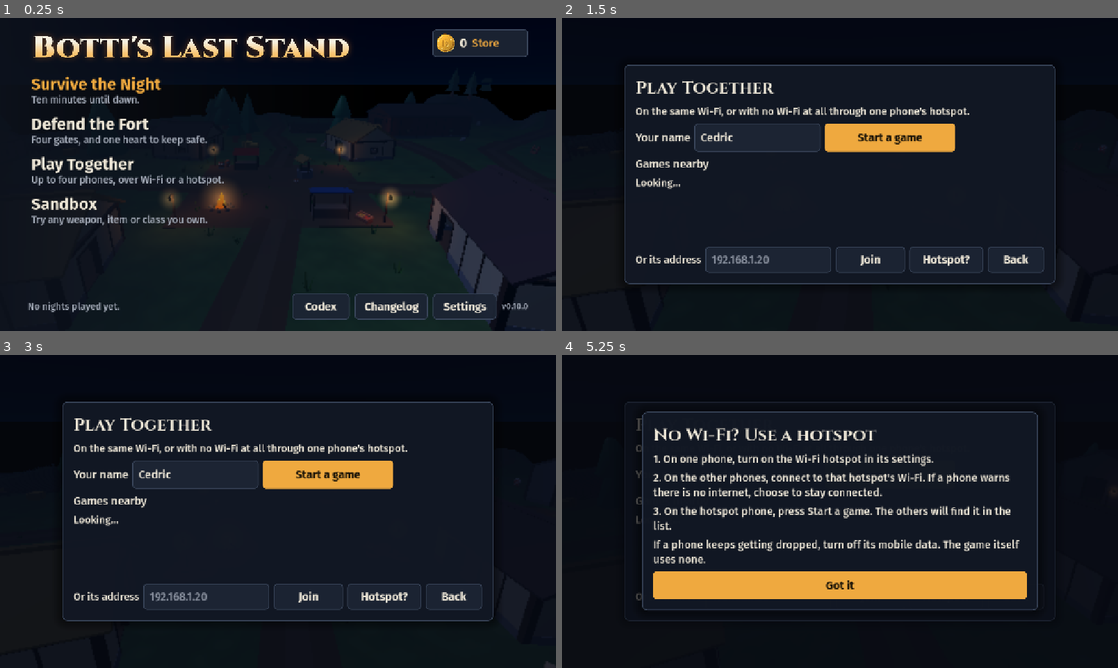
Above: before the commit, frames 1-4 (two rows, left to right).
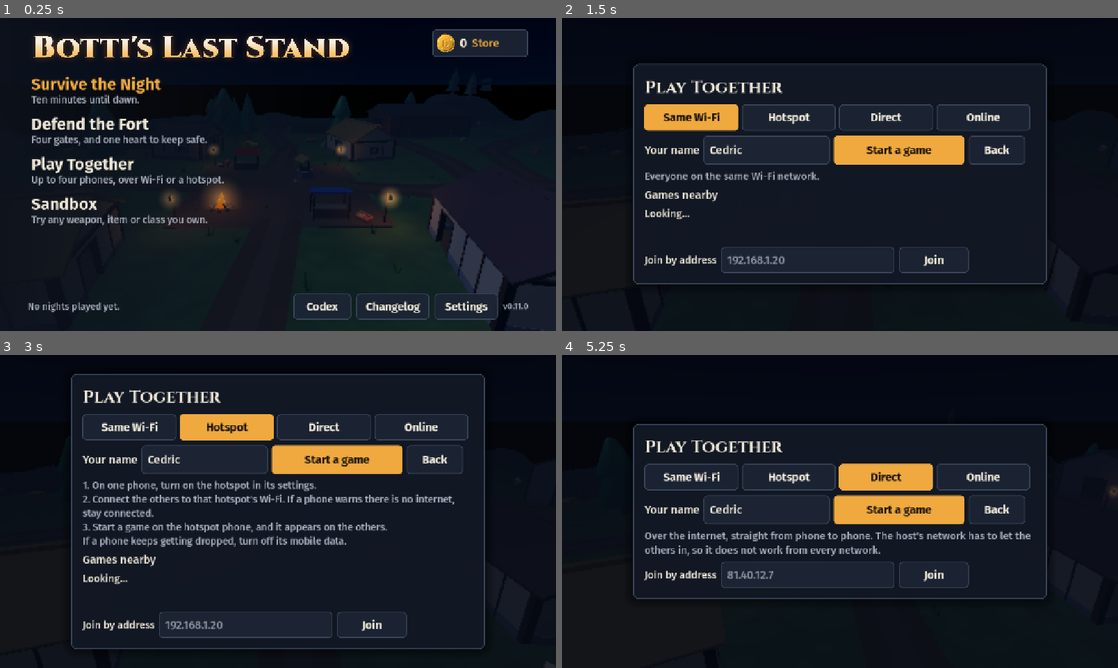
Above: after the commit, the same moments.

Repository: Polaryti/botti-last-stand
Game: Godot game, scene res://scenes/main.tscn
Two runs of this game, one before a commit and one after it. Both use one fixed random seed, a clock stepped at 60 frames per second and the inputs below.
Inputs (mouse positions are in pixels of both pictures, inside the frame that each line leads up to):
- Up to frame 1 (0.25 s): no input
- Up to frame 2 (1.5 s): click (739, 171) at 0.5 s; click (689, 118) at 1.25 s, where only the run after the commit has a clickable "Same Wi-Fi"
- Up to frame 3 (3 s): click "Join" at 2 s; click (227, 455) at 2.75 s, where only the run after the commit has a clickable "Hotspot"
- Up to frame 4 (5.25 s): click (689, 426) at 3.5 s, where only the run after the commit has a clickable "Same Wi-Fi"; click (945, 596) at 4.25 s, where only the run before the commit has a clickable "Hotspot?"; click (884, 455) at 5 s, where only the run after the commit has a clickable "Direct"

The runs differ from the first frame. In frame 1, 0.7% of the frame differs, in the area x 52-95%, y 88-97%; in frame 2, 11%; in frame 3, 16%; in frame 4, 19%, in the area x 11-100%, y 14-82%.

Commit message:
Version 0.11.0
First iPhone build, made on GitHub's Macs. Direct connection over the internet.
Play Together now has a tab for each way to play, with no help button.

Co-Authored-By: Claude Opus 5.5 <noreply@anthropic.com>
Claude-Session: https://claude.ai/code/session_01P15f91vZw5MWq34eF7AJoA

Diff:
--- a/project.godot
+++ b/project.godot
@@ -12,7 +12,7 @@
 
 config/name="Botti's Last Stand"
 config/description="Low-poly medieval zombie survival for phones."
-config/version="0.10.0"
+config/version="0.11.0"
 run/main_scene="res://scenes/main.tscn"
 config/features=PackedStringArray("4.7", "GL Compatibility")
 boot_splash/bg_color=Color(0.035, 0.05, 0.1, 1)
--- /dev/null
+++ b/scripts/direct_host.gd
@@ -0,0 +1,117 @@
+class_name DirectHost
+extends Node
+## Playing over the internet with no one in the middle: the host's router has to let the others in.
+## This asks the router to open the way (UPnP, which many home routers allow) and finds out which
+## address the host's friends should use. Nothing here needs a server of ours. To learn the public
+## address when the router will not say, it asks one public "what is my address" service.
+
+signal changed
+
+const WHAT_IS_MY_ADDRESS := "https://api.ipify.org"
+const MAPPING_NAME := "Botti's Last Stand"
+
+var finished := false
+var opened := false # the router agreed to let others in
+var address := "" # the public address friends type in
+var ipv6 := ""
+var behind_another := false # the router's own outside address is not public, so nobody can reach it
+
+var _port := 0
+var _thread: Thread
+var _upnp: Object
+var _router_says := ""
+var _ask: HTTPRequest
+
+
+func start(port: int) -> void:
+	_port = port
+	ipv6 = _own_ipv6()
+	_thread = Thread.new()
+	_thread.start(_ask_router)
+
+
+func _exit_tree() -> void:
+	if _thread and _thread.is_started():
+		_thread.wait_to_finish()
+	if opened and _upnp:
+		# It can take a moment, and nobody is waiting for the answer.
+		var router := _upnp
+		var port := _port
+		WorkerThreadPool.add_task(func() -> void: router.call("delete_port_mapping", port, "UDP"))
+
+
+## Runs on its own thread, because a router can take seconds to answer.
+func _ask_router() -> void:
+	var found := false
+	var says := ""
+	if ClassDB.can_instantiate("UPNP"):
+		var upnp: Object = ClassDB.instantiate("UPNP")
+		if int(upnp.call("discover", 2000, 2, "InternetGatewayDevice")) == UPNP.UPNP_RESULT_SUCCESS:
+			var gateway: Object = upnp.call("get_gateway")
+			if gateway and bool(gateway.call("is_valid_gateway")):
+				found = int(upnp.call("add_port_mapping", _port, _port, MAPPING_NAME, "UDP", 0)) == UPNP.UPNP_RESULT_SUCCESS
+				says = str(upnp.call("query_external_address"))
+		_upnp = upnp
+	_router_answered.call_deferred(found, says)
+
+
+func _router_answered(found: bool, says: String) -> void:
+	if _thread:
+		_thread.wait_to_finish()
+		_thread = null
+	opened = found
+	_router_says = says
+	if says != "" and _is_public(says):
+		address = says
+		finished = true
+		changed.emit()
+		return
+	behind_another = says != ""
+	_ask = HTTPRequest.new()
+	_ask.timeout = 6.0
+	add_child(_ask)
+	_ask.request_completed.connect(_on_public_address)
+	if _ask.request(WHAT_IS_MY_ADDRESS) != OK:
+		finished = true
+		changed.emit()
+
+
+func _on_public_address(result: int, code: int, _headers: PackedStringArray, body: PackedByteArray) -> void:
+	if result == HTTPRequest.RESULT_SUCCESS and code == 200:
+		var text := body.get_string_from_utf8().strip_edges()
+		if text.is_valid_ip_address():
+			address = text
+	finished = true
+	changed.emit()
+
+
+## In words, for the lobby: is this likely to work, and what to do if not.
+func status_line() -> String:
+	if not finished:
+		return "Asking your router to let your friends in..."
+	if opened and not behind_another:
+		return "Your router is open. Give your friends this address."
+	if behind_another:
+		return "Your network sits behind another one, so this will probably not work. Try Online instead."
+	if ipv6 != "":
+		return "Your router did not open by itself. If this does not work, forward UDP port %d to this phone, or try Online." % _port
+	return "Your router did not open by itself. Forward UDP port %d to this phone, or try Online." % _port
+
+
+static func _is_public(a: String) -> bool:
+	if not a.is_valid_ip_address() or a.contains(":"):
+		return false
+	var p := a.split(".")
+	var first := p[0].to_int()
+	var second := p[1].to_int()
+	return not (first == 10 or first == 127 or (first == 192 and second == 168) \
+		or (first == 172 and second >= 16 and second < 32) or (first == 100 and second >= 64 and second < 128) \
+		or (first == 169 and second == 254))
+
+
+static func _own_ipv6() -> String:
+	for a: String in IP.get_local_addresses():
+		# Worldwide addresses start with 2 or 3. The rest only work nearby.
+		if a.contains(":") and (a.begins_with("2") or a.begins_with("3")):
+			return a
+	return ""
--- a/scripts/main.gd
+++ b/scripts/main.gd
@@ -8,11 +8,13 @@
 var panel: Control
 var _theme: Theme
 var tree_panel: TreePanel
+var _together_tab := 0
 var _run_over := false
 var _back := Callable() # what the phone's back button does on the current screen
 var _pause_root: Control
 var _net_go := false
 
+const TOGETHER_TABS := ["Same Wi-Fi", "Hotspot", "Direct", "Online"]
 const TIPS := [
 	"Push the stick halfway to walk quietly.",
 	"Zombies see you much less in tall wheat.",
@@ -1050,14 +1052,21 @@
 	foot.add_child(_button("Back to it", _resume, Vector2(260, 66), true))
 
 
-## Finding a game on the same Wi-Fi, or starting one.
-func show_together() -> void:
+## The four ways to play together, and what each one needs.
+func show_together(tab := -1) -> void:
+	if tab >= 0:
+		_together_tab = tab
 	_clear_ui()
 	_back = show_menu
 	var root := _modal("Play Together")
 	var box: VBoxContainer = root.get_meta("box")
-	box.custom_minimum_size.x = 860
-	box.add_child(_body("On the same Wi-Fi, or with no Wi-Fi at all through one phone's hotspot.", 24))
+	box.custom_minimum_size.x = 900
+	var tabs := HBoxContainer.new()
+	tabs.add_theme_constant_override("separation", 8)
+	box.add_child(tabs)
+	for t in TOGETHER_TABS.size():
+		var pick := t
+		tabs.add_child(_button(TOGETHER_TABS[t], func() -> void: show_together(pick), Vector2(216, 60), _together_tab == t))
 	var top := HBoxContainer.new()
 	top.add_theme_constant_override("separation", 10)
 	box.add_child(top)
@@ -1071,14 +1080,36 @@
 		Game.player_name = t.strip_edges() if t.strip_edges() != "" else Game.player_name
 		Game.save_settings())
 	top.add_child(name_edit)
-	top.add_child(_button("Start a game", func() -> void:
-		if Net.host_game() == OK:
-			show_lobby()
-		else:
-			_on_net_left("Could not start a game here."), Vector2(300, 66), true))
+	var direct_way := _together_tab == 2
+	if _together_tab != 3:
+		top.add_child(_button("Start a game", func() -> void:
+			if Net.host_game(Net.Way.DIRECT if direct_way else Net.Way.LOCAL) == OK:
+				show_lobby()
+			else:
+				_on_net_left("Could not start a game here."), Vector2(300, 66), true))
+	top.add_child(_button("Back", show_menu, Vector2(130, 66)))
+	match _together_tab:
+		0:
+			box.add_child(_soft("Everyone on the same Wi-Fi network.", 24))
+			_nearby_games(box, root)
+		1:
+			var steps := _soft("1. On one phone, turn on the hotspot in its settings.\n2. Connect the others to that hotspot's Wi-Fi. If a phone warns there is no internet, stay connected.\n3. Start a game on the hotspot phone, and it appears on the others.\nIf a phone keeps getting dropped, turn off its mobile data.", 23)
+			steps.autowrap_mode = TextServer.AUTOWRAP_WORD_SMART
+			box.add_child(steps)
+			_nearby_games(box, root)
+		2:
+			var how := _soft("Over the internet, straight from phone to phone. The host's network has to let the others in, so it does not work from every network.", 24)
+			how.autowrap_mode = TextServer.AUTOWRAP_WORD_SMART
+			box.add_child(how)
+			_join_by_address(box, "81.40.12.7", "", Net.Way.DIRECT)
+		3:
+			_online_tab(box)
+
+
+func _nearby_games(box: VBoxContainer, root: Control) -> void:
 	box.add_child(_body("Games nearby", 26))
 	var rooms := VBoxContainer.new()
-	rooms.custom_minimum_size.y = 150
+	rooms.custom_minimum_size.y = 80
 	rooms.add_theme_constant_override("separation", 6)
 	box.add_child(rooms)
 	var fill := func() -> void:
@@ -1097,23 +1128,34 @@
 		Net.stop_search())
 	Net.start_search()
 	fill.call()
+	_join_by_address(box, "192.168.1.20", _address_start(), Net.Way.LOCAL)
+
+
+func _join_by_address(box: VBoxContainer, hint: String, start: String, way: int) -> void:
 	var manual := HBoxContainer.new()
 	manual.add_theme_constant_override("separation", 10)
 	box.add_child(manual)
-	manual.add_child(_body("Or its address", 24))
+	manual.add_child(_body("Join by address", 24))
 	var address_edit := LineEdit.new()
-	address_edit.placeholder_text = "192.168.1.20"
-	address_edit.custom_minimum_size = Vector2(290, 58)
+	address_edit.placeholder_text = hint
+	address_edit.custom_minimum_size = Vector2(400, 58)
 	address_edit.add_theme_font_size_override("font_size", 26)
 	# Number keyboards on Android allow a single dot, and an address has three.
 	address_edit.virtual_keyboard_type = LineEdit.KEYBOARD_TYPE_URL
-	address_edit.text = _address_start()
+	address_edit.text = start
 	manual.add_child(address_edit)
 	manual.add_child(_button("Join", func() -> void:
 		if address_edit.text.strip_edges() != "":
-			_join(address_edit.text.strip_edges()), Vector2(160, 60)))
-	manual.add_child(_button("Hotspot?", show_hotspot_help, Vector2(170, 60)))
-	manual.add_child(_button("Back", show_menu, Vector2(130, 60)))
+			_join(address_edit.text.strip_edges(), way), Vector2(160, 60)))
+
+
+func _online_tab(box: VBoxContainer) -> void:
+	var how := _soft("Over the internet, through Epic's relay. It works from almost any network, mobile data included.", 24)
+	how.autowrap_mode = TextServer.AUTOWRAP_WORD_SMART
+	box.add_child(how)
+	var soon := _body("Coming in the next version.", 24)
+	soon.add_theme_color_override("font_color", UiTheme.EMBER)
+	box.add_child(soon)
 
 
 ## The start of this phone's own address, since a game on the same Wi-Fi will share it. Saves typing dots.
@@ -1124,26 +1166,8 @@
 	return mine[0].substr(0, mine[0].rfind(".") + 1)
 
 
-func show_hotspot_help() -> void:
-	var root := _modal("No Wi-Fi? Use a hotspot")
-	var box: VBoxContainer = root.get_meta("box")
-	box.custom_minimum_size.x = 860
-	var close := func() -> void:
-		root.queue_free()
-		_back = show_menu
-	_back = close
-	for line: String in ["1. On one phone, turn on the Wi-Fi hotspot in its settings.",
-			"2. On the other phones, connect to that hotspot's Wi-Fi. If a phone warns there is no internet, choose to stay connected.",
-			"3. On the hotspot phone, press Start a game. The others will find it in the list.",
-			"If a phone keeps getting dropped, turn off its mobile data. The game itself uses none."]:
-		var l := _body(line, 25)
-		l.autowrap_mode = TextServer.AUTOWRAP_WORD_SMART
-		box.add_child(l)
-	box.add_child(_button("Got it", close, Vector2(860, 64), true))
-
-
-func _join(address: String) -> void:
-	if Net.join_game(address) == OK:
+func _join(address: String, way := Net.Way.LOCAL) -> void:
+	if Net.join_game(address, way) == OK:
 		show_lobby()
 	else:
 		_on_net_left("That address does not look right.")
@@ -1165,6 +1189,24 @@
 	refresh.call()
 
 
+func _direct_lines(body: VBoxContainer) -> void:
+	var d := Net.direct
+	var line := _soft(d.status_line(), 23)
+	line.autowrap_mode = TextServer.AUTOWRAP_WORD_SMART
+	body.add_child(line)
+	for a: String in [d.address, d.ipv6]:
+		if a == "":
+			continue
+		var row := HBoxContainer.new()
+		row.add_theme_constant_override("separation", 10)
+		body.add_child(row)
+		var shown := _body(a, 24 if a.length() < 20 else 20)
+		shown.size_flags_horizontal = Control.SIZE_EXPAND_FILL
+		row.add_child(shown)
+		var text := a
+		row.add_child(_button("Copy", func() -> void: DisplayServer.clipboard_set(text), Vector2(120, 48)))
+
+
 func _fill_lobby(body: VBoxContainer) -> void:
 	if not is_instance_valid(body):
 		return
@@ -1177,8 +1219,11 @@
 		body.add_child(_button("Back", show_menu, Vector2(240, 60)))
 		return
 	if Net.is_host():
-		var where := Net.local_addresses()
-		body.add_child(_body("Your address, if someone needs it: %s" % (where[0] if not where.is_empty() else "no Wi-Fi?"), 24))
+		if Net.way == Net.Way.DIRECT:
+			_direct_lines(body)
+		else:
+			var where := Net.local_addresses()
+			body.add_child(_body("Your address, if someone needs it: %s" % (where[0] if not where.is_empty() else "no Wi-Fi?"), 24))
 		var kinds := HBoxContainer.new()
 		kinds.add_theme_constant_override("separation", 8)
 		body.add_child(kinds)
--- a/scripts/net.gd
+++ b/scripts/net.gd
@@ -12,13 +12,14 @@
 
 enum Role { OFFLINE, HOST, CLIENT }
 enum Rules { COOP, FFA, TEAMS, FORT }
+enum Way { LOCAL, DIRECT, EPIC } # how the phones reach each other
 
 const PORT := 27415
 const DISCOVERY_PORT := 27416
 const ASK_PORT := 27417
 const ASK_EVERY := 2.5
 const MAX_PLAYERS := 4
-const PROTOCOL := 10
+const PROTOCOL := 11
 const BOT_BASE := 2147483000 # peer ids this high are never given to real phones in practice
 const BOT_NAMES := ["Aldric", "Mara", "Osric", "Ysolde", "Bram", "Wynn"]
 enum Fx { FIRE_PATCH, SPARK, SENTRY }
@@ -42,6 +43,8 @@
 	"2H_Ranged_Shoot", "PickUp", "Death_A", "Death_B"]
 
 var role: int = Role.OFFLINE
+var way: int = Way.LOCAL
+var direct: DirectHost # the host's helper in a Direct game
 var rules: int = Rules.COOP
 var difficulty := 1
 var spectate_cam: Camera3D
@@ -232,8 +235,9 @@
 
 # --- Connecting --------------------------------------------------------------
 
-func host_game() -> Error:
+func host_game(new_way := Way.LOCAL) -> Error:
 	leave()
+	way = new_way
 	PhoneNet.use_default()
 	PhoneNet.hold_wifi()
 	var e := ENetMultiplayerPeer.new()
@@ -246,15 +250,24 @@
 	difficulty = Game.difficulty
 	_over = false
 	roster = {1: _my_entry(0)}
-	_start_beacon()
+	if way == Way.LOCAL:
+		_start_beacon()
+	else:
+		direct = DirectHost.new()
+		add_child(direct)
+		direct.changed.connect(func() -> void: lobby_changed.emit())
+		direct.start(PORT)
 	set_process(true)
 	lobby_changed.emit()
 	return OK
 
 
-func join_game(address: String) -> Error:
+func join_game(address: String, new_way := Way.LOCAL) -> Error:
 	leave()
-	PhoneNet.use_wifi()
+	way = new_way
+	# A game nearby needs the Wi-Fi even if it has no internet. One far away needs whatever has internet.
+	if way == Way.LOCAL:
+		PhoneNet.use_wifi()
 	PhoneNet.hold_wifi()
 	var e := ENetMultiplayerPeer.new()
 	var err := e.create_client(address, PORT)
@@ -273,6 +286,9 @@
 	PhoneNet.use_default()
 	PhoneNet.release_wifi()
 	stop_search_keep_rooms()
+	if direct:
+		direct.queue_free()
+		direct = null
 	if _beacon:
 		_beacon.close()
 		_beacon = null
@@ -310,15 +326,21 @@
 
 
 func _on_failed() -> void:
-	leave("Could not reach that game. Are you both on the same Wi-Fi?\nIf this phone has mobile data on, try turning it off.")
+	if way == Way.LOCAL:
+		leave("Could not reach that game. Are you both on the same Wi-Fi?\nIf this phone has mobile data on, try turning it off.")
+	else:
+		leave("Could not reach that game. Check the address. If it is right, the host's router is keeping you out: try Online instead.")
 
 
 func _on_server_gone() -> void:
-	leave("Lost touch with the host.\nThey may have left. If this keeps happening, turn off this phone's mobile data.")
+	if way == Way.LOCAL:
+		leave("Lost touch with the host.\nThey may have left. If this keeps happening, turn off this phone's mobile data.")
+	else:
+		leave("Lost touch with the host. They may have left.")
 
 
 func _on_peer_connected(id: int) -> void:
-	if is_host():
+	if is_host() and multiplayer.multiplayer_peer is ENetMultiplayerPeer:
 		(multiplayer.multiplayer_peer as ENetMultiplayerPeer).get_peer(id).set_timeout(TIMEOUT_FACTOR, TIMEOUT_MIN, TIMEOUT_MAX)
 
 
--- a/tests/net_test.gd
+++ b/tests/net_test.gd
@@ -86,7 +86,7 @@
 func _as_host() -> void:
 	m.show_together()
 	await wait(0.2)
-	ok(Net.host_game() == OK, "a game can be started")
+	ok(Net.host_game(Net.Way.DIRECT if rules == "direct" else Net.Way.LOCAL) == OK, "a game can be started")
 	Net.use_beacons = rules != "teams" # in one of the runs, the asking has to find it alone
 	m.show_lobby()
 	var t := 0.0
@@ -94,7 +94,7 @@
 		await wait(0.1)
 		t += 0.1
 	ok(Net.roster.size() == 2, "the other phone joined")
-	Net.set_rules({"coop": Net.Rules.COOP, "ride": Net.Rules.COOP, "chariot": Net.Rules.COOP, "bots": Net.Rules.COOP, "botsffa": Net.Rules.FFA, "ffa": Net.Rules.FFA, "teams": Net.Rules.TEAMS, "fort": Net.Rules.FORT}[rules])
+	Net.set_rules({"coop": Net.Rules.COOP, "ride": Net.Rules.COOP, "chariot": Net.Rules.COOP, "direct": Net.Rules.COOP, "bots": Net.Rules.COOP, "botsffa": Net.Rules.FFA, "ffa": Net.Rules.FFA, "teams": Net.Rules.TEAMS, "fort": Net.Rules.FORT}[rules])
 	_press("Hard")
 	await wait(0.1)
 	ok(Net.difficulty == 2 and Game.difficulty == 2, "the host can pick the difficulty")
@@ -147,16 +147,22 @@
 
 func _as_client() -> void:
 	# Finding the game: by its beacon, or by asking around when a hotspot drops broadcasts.
-	Net.start_search()
 	var t := 0.0
-	while Net.rooms.is_empty() and t < 15.0:
+	if rules == "direct":
+		m.show_together(2)
 		await wait(0.1)
-		t += 0.1
-	ok(not Net.rooms.is_empty(), "the game shows up in the list of games nearby")
-	Net.stop_search()
-	m.show_together()
-	await wait(0.1)
-	m._join("127.0.0.1")
+		# IPv6 where this machine has it, because many networks only offer a public address that way.
+		m._join("::1" if IP.get_local_addresses().has("0:0:0:0:0:0:0:1") else "127.0.0.1", Net.Way.DIRECT)
+	else:
+		Net.start_search()
+		while Net.rooms.is_empty() and t < 15.0:
+			await wait(0.1)
+			t += 0.1
+		ok(not Net.rooms.is_empty(), "the game shows up in the list of games nearby")
+		Net.stop_search()
+		m.show_together()
+		await wait(0.1)
+		m._join("127.0.0.1")
 	t = 0.0
 	while not Net.roster.has(Net.my_id()) and t < 10.0:
 		await wait(0.1)
@@ -218,7 +224,7 @@
 		await _ride()
 	elif rules == "chariot":
 		await _chariot()
-	elif rules == "coop":
+	elif rules == "coop" or rules == "direct":
 		await _coop()
 	elif rules == "bots" or rules == "botsffa":
 		await _with_bots()
--- a/tests/test_game.gd
+++ b/tests/test_game.gd
@@ -51,6 +51,7 @@
 		return
 	if args.has("new"):
 		await start_clean()
+		await test_version_11()
 		await test_version_10()
 		await test_version_9()
 		await test_version_8()
@@ -72,6 +73,7 @@
 		await test_zombies()
 		await test_night()
 	await test_land()
+	await test_version_11()
 	await test_version_10()
 	await test_version_9()
 	await test_version_8()
@@ -670,6 +672,35 @@
 	await start_clean()
 
 
+func test_version_11() -> void:
+	# Four ways to play, and no help button.
+	for tab in Main.TOGETHER_TABS.size():
+		m.show_together(tab)
+		await frames(2)
+		var names: Array = m.panel.find_children("*", "Button", true, false).map(func(b: Button) -> String: return b.text)
+		for title: String in Main.TOGETHER_TABS:
+			ok(names.has(title), "the %s way is on offer" % title)
+		ok(not names.has("Hotspot?"), "with no Hotspot? button")
+		ok(names.has("Back"), "and a way back")
+	m.show_together(0)
+	await frames(2)
+	m.show_menu()
+	await frames(2)
+	# A Direct game knows what to tell the host, even with no router to ask.
+	ok(DirectHost._is_public("81.40.12.7"), "a public address is recognised")
+	for hidden: String in ["192.168.1.2", "10.0.0.1", "172.20.1.1", "100.64.3.4", "127.0.0.1", "nonsense"]:
+		ok(not DirectHost._is_public(hidden), "%s is not public" % hidden)
+	ok(Net.host_game(Net.Way.DIRECT) == OK and Net.direct != null, "a Direct game starts")
+	m.show_lobby()
+	await frames(2)
+	ok(Net.direct.status_line() != "", "and says how it is going")
+	Net.leave()
+	await frames(2)
+	ok(Net.direct == null, "and cleans up after itself")
+	m.show_menu()
+	await frames(2)
+
+
 func test_version_10() -> void:
 	# Reading a skill you can take: unlock it from there.
 	Game.player_class = "infantry"
--- a/tests/ui_shots.gd
+++ b/tests/ui_shots.gd
@@ -25,7 +25,7 @@
 	m.show_together()
 	await wait(0.2)
 	await snap("together")
-	m.show_hotspot_help()
+	m.show_together(1)
 	await wait(0.2)
 	await snap("hotspot")
 	m.show_together()
Not shown, changed: export_presets.cfg
Not shown, added: scripts/direct_host.gd.uid
Not shown, changed: CHANGELOG.md
Not shown, changed: docs/BUILDING.md
